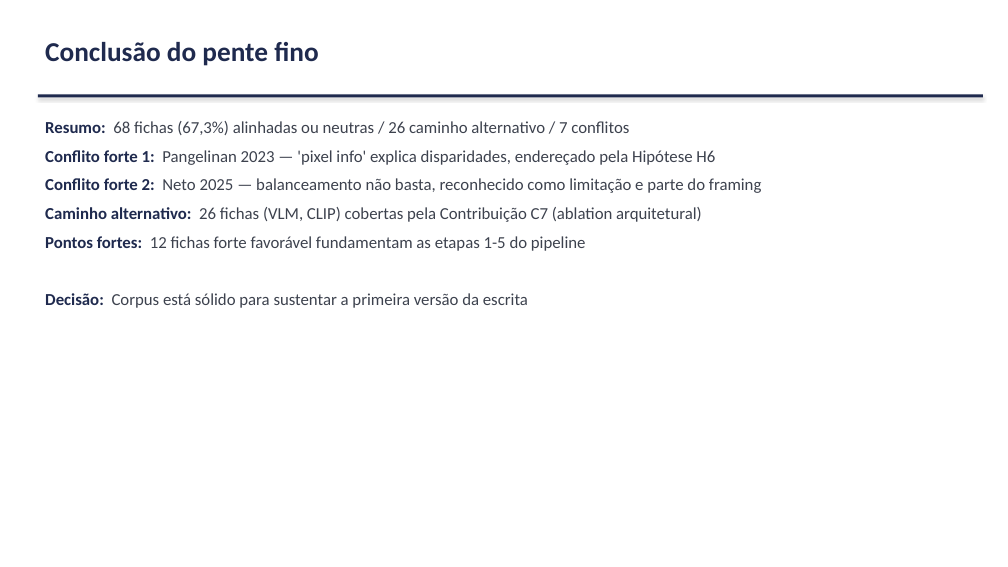
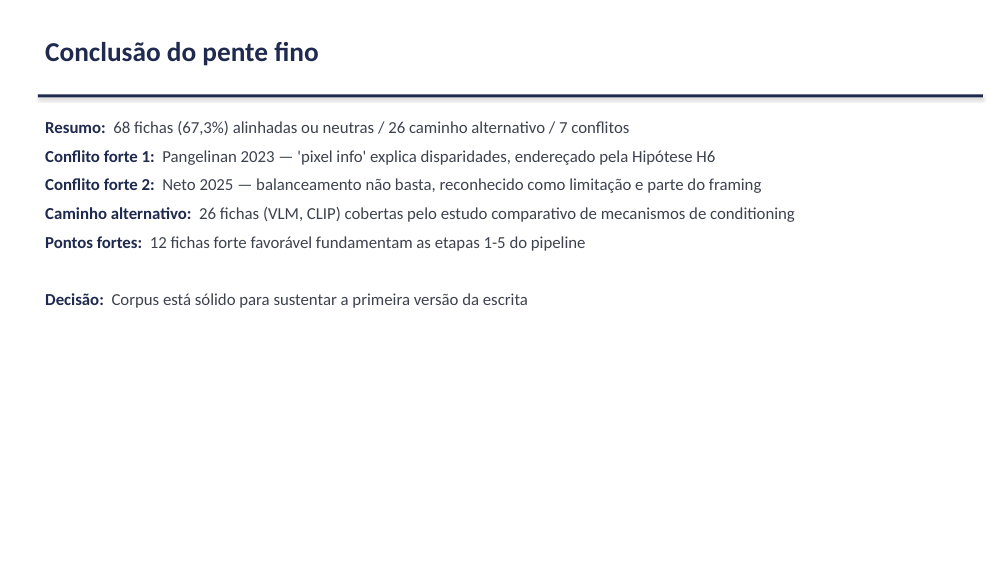
Before and after one commit to marcellozzetti/Facial-Recognition-Models-Mitigating-Bias, a slide deck: slide 10 of docs/ativo/material_reuniao_orientador_2026-06-15.pptx. Drawn at 1008x567 pixels with LibreOffice and Linux fonts; fonts in the diff are those of the drawing. Boxes give left, top, right and bottom in pixels: in the first picture for what was removed or moved away, otherwise in the second. Text is boxed around its words. In the diff, an @@ line names an element or a change of style, - is before the commit and + after.

```diff
--- a/docs/ativo/material_reuniao_orientador_2026-06-15.pptx
+++ b/docs/ativo/material_reuniao_orientador_2026-06-15.pptx
@@ text at (45, 207, 795, 222): text changed @@
-Caminho alternativo: 26 fichas (VLM, CLIP) cobertas pela Contribuição C7 (ablation arquitetural)
+Caminho alternativo: 26 fichas (VLM, CLIP) cobertas pelo estudo comparativo de mecanismos de conditioning
```
Also in this commit, not shown: 6 other slides changed, 1 slide added, 1 slide removed, 1 other file.
